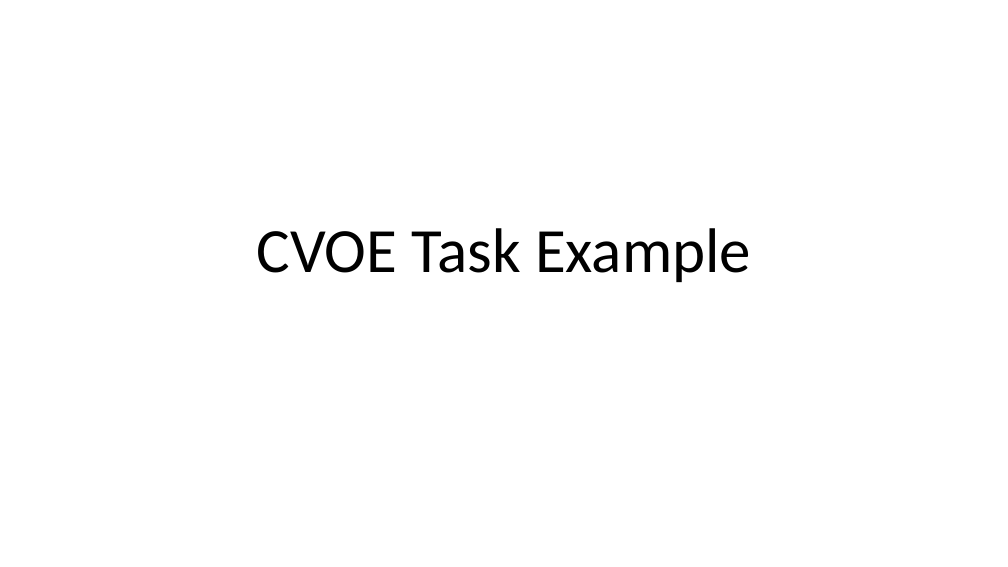
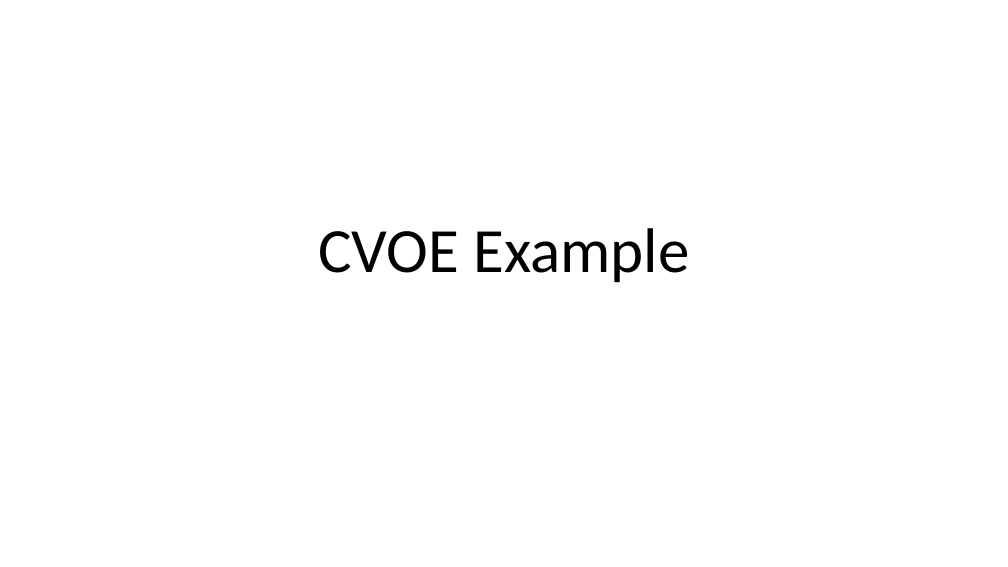
Before and after one commit to npm27/Spring-2019-Projects, a slide deck: slide 1 of CVOE/2 Supporting Documents/CVOE sample powerpoint.pptx. Drawn at 1008x567 pixels with LibreOffice and Linux fonts; fonts in the diff are those of the drawing. Boxes give left, top, right and bottom in pixels: in the first picture for what was removed or moved away, otherwise in the second. Text is boxed around its words. In the diff, an @@ line names an element or a change of style, - is before the commit and + after.

Commit message:
scoring cvoe

```diff
--- a/CVOE/2 Supporting Documents/CVOE sample powerpoint.pptx
+++ b/CVOE/2 Supporting Documents/CVOE sample powerpoint.pptx
@@ title at [318,228,689,282]: text changed @@
-CVOE Task Example
+CVOE Example
```
Also in this commit, not shown: 3 slides removed, 24 other files.
